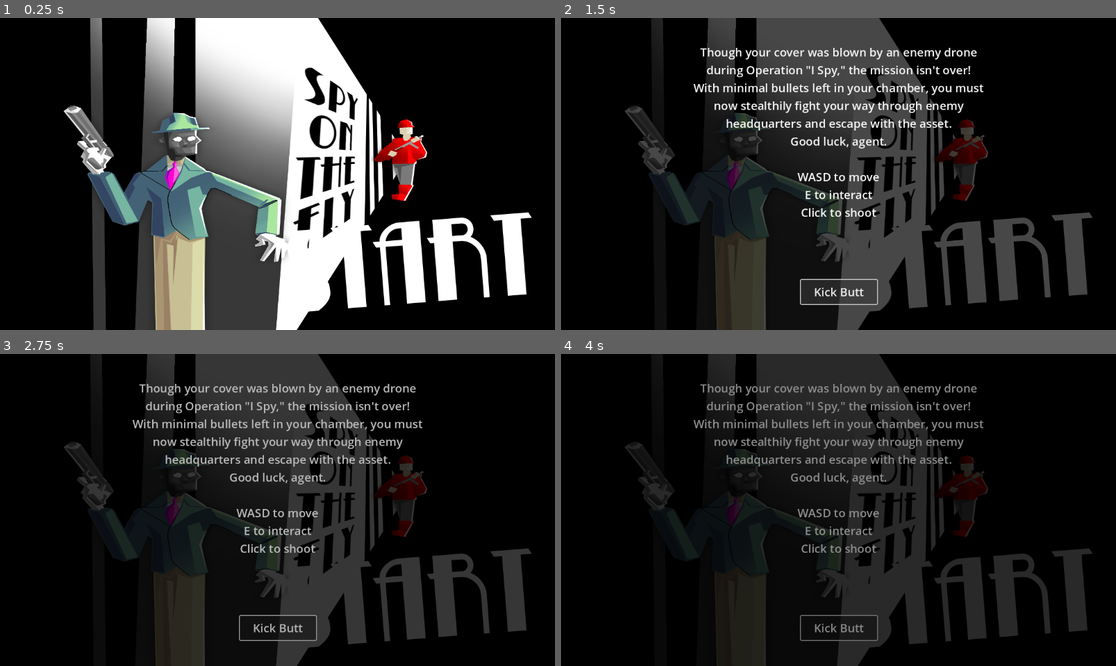
Above: before the commit, frames 1-4 (two rows, left to right).
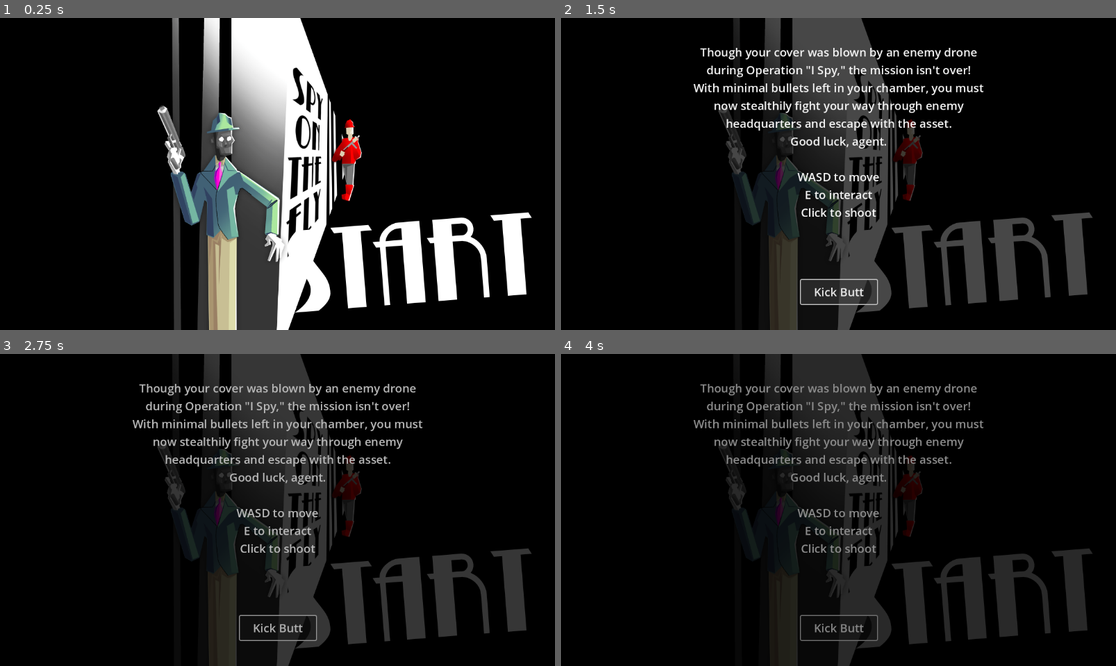
Above: after the commit, the same moments.

Repository: Evanator05/albertagamejam2023
Game: Godot game, scene res://Scenes/Title.tscn
Same seed, same stepped clock (60 frames per second), same inputs: the game is played once before the commit and once after it.
Inputs (mouse positions are in pixels of both pictures, inside the frame that each line leads up to):
- Up to frame 1 (0.25 s): no input
- Up to frame 2 (1.5 s): click (971, 261) at 0.5 s; click "Kick Butt" at 1.25 s
- Up to frame 3 (2.75 s): tap Enter at 2 s; move the mouse to (399, 494) at 2.02 s; hold D (moveRight) from 2.03 s (still down); tap E (interact) at 2.1 s
- Up to frame 4 (4 s): tap Space at 2.75 s; move the mouse to (727, 525) at 2.77 s; release D (moveRight) at 2.78 s; hold S (moveDown) 2.78-3.53 s; tap E (interact) at 2.85, 3.8 s; tap Enter at 3.5 s; move the mouse to (894, 441) at 3.52 s; hold D (moveRight) from 3.53 s (still down); click (894, 441) at 3.6 s

The runs differ from the first frame. In frame 1, 29% of the frame differs, in the area x 11-77%, y 0-100%; in frame 2, 19%; in frame 3, 16%; in frame 4, 12%.

Commit message:
flangebfwgstywefiuyds

Diff:
--- a/Objects/Elevator.gd
+++ b/Objects/Elevator.gd
@@ -14,6 +14,7 @@
 		var tween = get_tree().create_tween()
 		tween.tween_property(self, "position:y", position.y+10, 10)
 		await tween.finished
-		Globals.mapSections.unloadLastSection()
 		Globals.musicManager.changeSong("res://Audio/Music/Holding_Cell_Area_-_Calm.mp3", "res://Audio/Music/Holding_Cell_Area_-_Danger.mp3")
 		Globals.musicManager.changeTrack(0)
+		Globals.emit_signal("refreshLevel")
+		Globals.mapSections.unloadLastSection()
--- a/Objects/Player.tscn
+++ b/Objects/Player.tscn
@@ -1,9 +1,10 @@
-[gd_scene load_steps=12 format=3 uid="uid://dpikd35h2mjce"]
+[gd_scene load_steps=14 format=3 uid="uid://dpikd35h2mjce"]
 
 [ext_resource type="Script" path="res://Scripts/Player.gd" id="1_7jwfk"]
 [ext_resource type="Texture2D" uid="uid://efkuxns0xqkx" path="res://Textures/player.png" id="2_jfjno"]
 [ext_resource type="PackedScene" uid="uid://bpodwf3jw3xts" path="res://Scenes/Gun.tscn" id="2_k5qpc"]
 [ext_resource type="PackedScene" uid="uid://bnv56a2ieppv7" path="res://Inventory/ui.tscn" id="4_ra060"]
+[ext_resource type="AudioStream" uid="uid://cv5hr4lcfsu3l" path="res://Audio/Footstep SFX.wav" id="5_oxfvw"]
 
 [sub_resource type="CapsuleShape3D" id="CapsuleShape3D_6cjka"]
 
@@ -26,6 +27,11 @@
 
 [sub_resource type="BoxShape3D" id="BoxShape3D_cik6h"]
 size = Vector3(100, 1, 100)
+
+[sub_resource type="AudioStreamRandomizer" id="AudioStreamRandomizer_qqusb"]
+streams_count = 1
+stream_0/stream = ExtResource("5_oxfvw")
+stream_0/weight = 1.0
 
 [node name="Player" type="CharacterBody3D"]
 script = ExtResource("1_7jwfk")
@@ -87,3 +93,7 @@
 
 [node name="CollisionShape3D" type="CollisionShape3D" parent="StaticBody3D"]
 shape = SubResource("BoxShape3D_cik6h")
+
+[node name="AudioStreamPlayer3D" type="AudioStreamPlayer3D" parent="."]
+stream = SubResource("AudioStreamRandomizer_qqusb")
+max_polyphony = 6
--- a/Scripts/Buttons/Button.gd
+++ b/Scripts/Buttons/Button.gd
@@ -9,7 +9,7 @@
 	setColor(Color(0,1,0))
 	$interactArea.interacted.connect(interacted)
 
-func interacted(interacter):
+func interacted(_interacter):
 	isPressed = true
 	setColor(Color(1,0,0))
 	emit_signal("stateUpdated", isPressed)
@@ -22,5 +22,8 @@
 	emit_signal("stateUpdated", isPressed)
 
 func setColor(color:Color):
+	$MeshInstance3D.mesh = $MeshInstance3D.mesh.duplicate(true)
 	var mat:StandardMaterial3D = $MeshInstance3D.mesh.material
+	mat = mat.duplicate(true)
 	mat.albedo_color = color
+	$MeshInstance3D.mesh.material = mat
--- a/Scripts/Buttons/MultiButton.gd
+++ b/Scripts/Buttons/MultiButton.gd
@@ -8,7 +8,7 @@
 		if child is PressButton:
 			child.stateUpdated.connect(stateUpdated)
 
-func stateUpdated(state):
+func stateUpdated(_state):
 	for child in get_children():
 		if not child.isPressed:
 			emit_signal("closed")
--- a/Scripts/Player.gd
+++ b/Scripts/Player.gd
@@ -12,18 +12,29 @@
 
 var state:Callable
 
+var footsteptimer:float = 0
+
 func _ready():
+	Globals.refreshLevel.connect(resetAmmo)
 	state = alive
 	$UI.updateAmmo(ammo)
 
 func _process(delta):
 	$Label3D.visible = canInteract()
-	state.call()
+	state.call(delta)
 
-func alive():
+func alive(delta):
 	interact()
 	shoot()
 	var inputs:Vector2 = Input.get_vector("moveLeft", "moveRight", "moveUp", "moveDown")
+	if inputs != Vector2.ZERO:
+		footsteptimer += delta
+		if footsteptimer > 0.3:
+			footsteptimer = 0
+			$AudioStreamPlayer3D.play()
+	else:
+		footsteptimer = 0
+
 	var pos = getMousePos()
 	if not pos == null:
 		rotation.y = getAngle(pos)
@@ -31,17 +42,20 @@
 	camera.offset.y = (getRoomSize()/2)+5
 	move_and_slide()
 
-func frozen(): # Elevator to the next level
+func frozen(_delta): # Elevator to the next level
 	camera.offset.y = (getRoomSize()/2)+5
 	move_and_slide()
 
-func dead():
+func dead(_delta):
 	pass
+
+func resetAmmo():
+	ammo = 5
+	$UI.updateAmmo(ammo)
 
 func die():
 	global_transform.origin = Globals.mapSections.respawnPoint
-	ammo = 5
-	$UI.updateAmmo(ammo)
+	resetAmmo()
 
 func getAngle(dir):
 	var pos = global_transform.origin
Binary file changed: Textures/background.png
